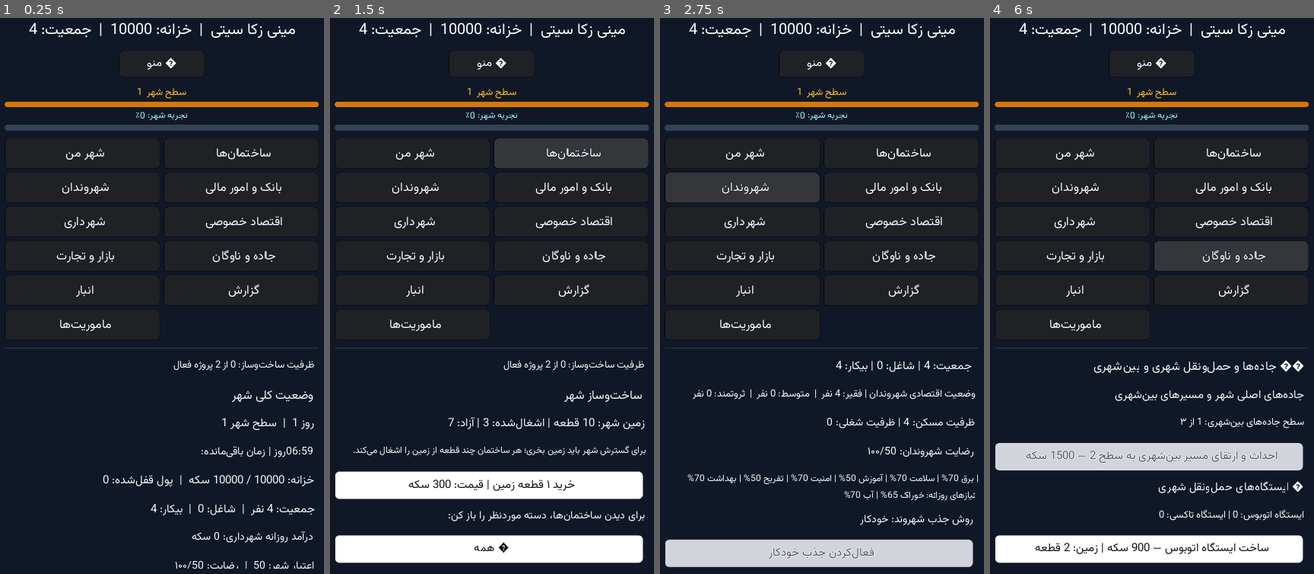
Above: before the commit, frames 1-4 (left to right).
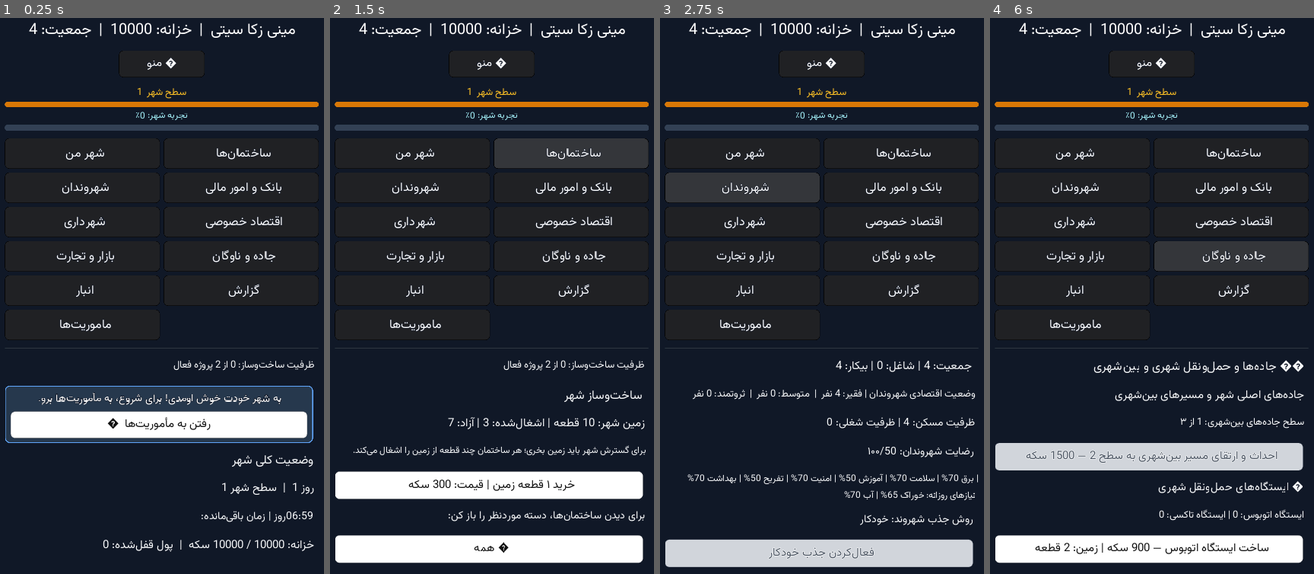
Above: after the commit, the same moments.

Repository: zekainstabot/mini-zeka-city
Game: Godot game, scene res://Main.tscn
Two runs of this game, one before a commit and one after it. Both use one fixed random seed, a clock stepped at 60 frames per second and the inputs below.
Inputs:
- Up to frame 1 (0.25 s): no input
- Up to frame 2 (1.5 s): click "ﻦﻣ ﺮﻬﺷ" at 0.5 s; click "ﺎﻫ‌ﻥﺎﻤﺘﺧﺎﺳ" at 1.25 s
- Up to frame 3 (2.75 s): click "ﻥﺍﺪﻧﻭﺮﻬﺷ" at 2 s
- Up to frame 4 (6 s): click "ﯽﻟﺎﻣ ﺭﻮﻣﺍ ﻭ ﮏﻧﺎﺑ" at 2.75 s; click "ﯼﺭﺍﺩﺮﻬﺷ" at 3.5 s; click "ﯽﺻﻮﺼﺧ ﺩﺎﺼﺘﻗﺍ" at 4.25 s; click "ﺕﺭﺎﺠﺗ ﻭ ﺭﺍﺯﺎﺑ" at 5 s; click "ﻥﺎﮔﻭﺎﻧ ﻭ ﻩﺩﺎﺟ" at 5.75 s

The runs differ from the first frame. In frame 1, 12% of the frame differs, in the area x 1-98%, y 66-100%; in frame 2, nothing differs; in frame 3, less than 0.1%; in frame 4, less than 0.1%.

Commit message:
Add first-time welcome shortcut to missions

Diff:
--- a/scripts/Main.gd
+++ b/scripts/Main.gd
@@ -667,6 +667,49 @@
 	if game != null and str(text).strip_edges() != "" and game.has_method("add_report_event"):
 		game.add_report_event(str(text))
 
+func _show_welcome_mission_hint():
+	# Show the onboarding hint until the first tutorial mission is completed.
+	for mission in game.get_missions():
+		if str(mission.get("id", "")) == "buy_land_tutorial" and bool(mission.get("completed", false)):
+			return
+	var panel = PanelContainer.new()
+	var panel_style = StyleBoxFlat.new()
+	panel_style.bg_color = Color("#26384d")
+	panel_style.border_color = Color("#60a5fa")
+	panel_style.set_border_width_all(2)
+	panel_style.set_corner_radius_all(10)
+	panel_style.content_margin_left = 12
+	panel_style.content_margin_right = 12
+	panel_style.content_margin_top = 10
+	panel_style.content_margin_bottom = 10
+	panel.add_stylebox_override("panel", panel_style)
+	panel.size_flags_horizontal = Control.SIZE_EXPAND_FILL
+	content.add_child(panel)
+	var layout = VBoxContainer.new()
+	layout.add_constant_override("separation", 8)
+	panel.add_child(layout)
+	var welcome = Label.new()
+	welcome.text = PersianText.reshaper("به شهر خودت خوش اومدی! برای شروع، به مأموریت‌ها برو.")
+	welcome.align = Label.ALIGN_CENTER
+	welcome.autowrap = true
+	welcome.size_flags_horizontal = Control.SIZE_EXPAND_FILL
+	_apply_font(welcome, 18 if get_viewport_rect().size.x < 900 else 17)
+	welcome.add_color_override("font_color", Color("#ffffff"))
+	layout.add_child(welcome)
+	var go_button = Button.new()
+	go_button.text = PersianText.reshaper("رفتن به مأموریت‌ها  ←")
+	go_button.rect_min_size = Vector2(0, 54 if get_viewport_rect().size.x < 900 else 46)
+	go_button.size_flags_horizontal = Control.SIZE_EXPAND_FILL
+	_apply_font(go_button, 19 if get_viewport_rect().size.x < 900 else 17)
+	_style_button(go_button, false)
+	go_button.connect("pressed", self, "_open_missions_from_welcome")
+	layout.add_child(go_button)
+
+func _open_missions_from_welcome():
+	show_page("missions")
+	if game_scroll_container != null and is_instance_valid(game_scroll_container):
+		game_scroll_container.scroll_vertical = 0
+
 func show_page(page):
 	current_page = page
 	# Never let labels/buttons from a previous collapsible section attach to an old page.
@@ -687,6 +730,7 @@
 				construction_time_labels.append({"label":time_label,"name":str(project.name)})
 	match page:
 		"home":
+			_show_welcome_mission_hint()
 			_add_label("وضعیت کلی شهر", 22)
 			_add_label("روز %d  |  سطح شهر %d" % [s.day,s.level], 19)
 			clock_label = _add_label("روز | زمان باقی‌مانده: 00:07", 18)
